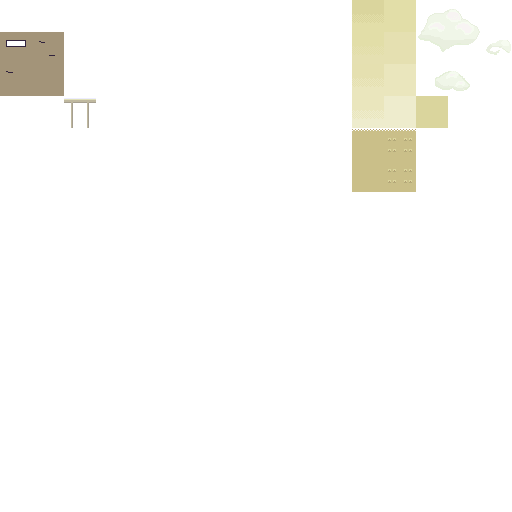
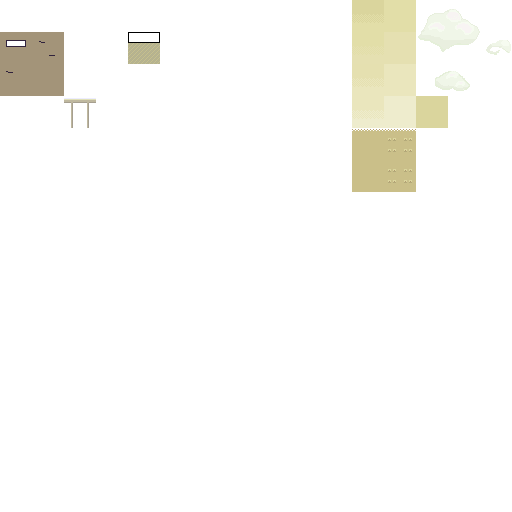
Comparing the layer stacks of the two (512, 512) images. Changes:
added layer "Layer 7" above "sky" over (128, 32, 160, 64)
